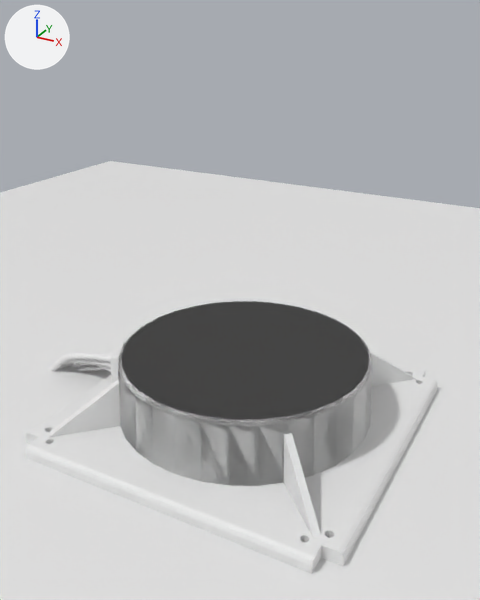
A saved change to the Blender file Blender_Models/M-2000iA_2300/robot.blend.
The view is the same before and after, from a 50 mm camera at (2.22, -4.12, 2.49) aimed at (-0.09, 0.08, 0.39). Every picture has the same lights, and +X, +Y and +Z are marked at upper left.

Script lines for the objects in view, before the commit:
```python
me_circle_002 = bpy.data.meshes.new('Circle.002')
me_circle_002.from_pydata(...)  # 128 vertices, 98 faces; spans x -1.02..1.02, y -1.02..1.02, z -0.5..0.0
me_plane_001 = bpy.data.meshes.new('Plane.001')
me_plane_001.from_pydata(...)  # 378 vertices, 298 faces; spans x 0.0..1.0, y -1.0..0.0, z -0.077..0.363
me_plane_002 = bpy.data.meshes.new('Plane.002')
me_plane_002.from_pydata([(-1.0, -1.0, 0.0), (1.0, -1.0, 0.0), (-1.0, 1.0, 0.0), (1.0, 1.0, 0.0)], [], [(0, 1, 3, 2)])
ob_circle = bpy.data.objects.new('Circle', me_circle_002)
ob_circle.parent = ob_base_ground
ob_circle.matrix_parent_inverse = Matrix(((1.0, 0.0, 0.0, 0.0), (0.0, 1.0, 0.0, 0.0), (0.0, 0.0, 1.0, 0.6), (0.0, 0.0, 0.0, 1.0)))
ob_circle.location = (0.0, 0.0, 0.0)
_m = ob_circle.modifiers.new('Mirror', 'MIRROR')
_m.use_axis = (True, True, False)
ob_ground = bpy.data.objects.new('Ground', me_plane_002)
ob_ground.location = (0.0, 0.0, -0.6)
ob_ground.scale = (7.36, 7.36, 7.36)
ob_plane = bpy.data.objects.new('Plane', me_plane_001)
ob_plane.parent = ob_base_ground
ob_plane.matrix_parent_inverse = Matrix(((1.0, 0.0, 0.0, 0.0), (0.0, 1.0, 0.0, 0.0), (0.0, 0.0, 1.0, 0.6), (0.0, 0.0, 0.0, 1.0)))
ob_plane.location = (0.0, 0.0, -0.5)
ob_plane.scale = (1.3, 1.3, 1.3)
_m = ob_plane.modifiers.new('Mirror', 'MIRROR')
_m.use_axis = (True, True, False)
```
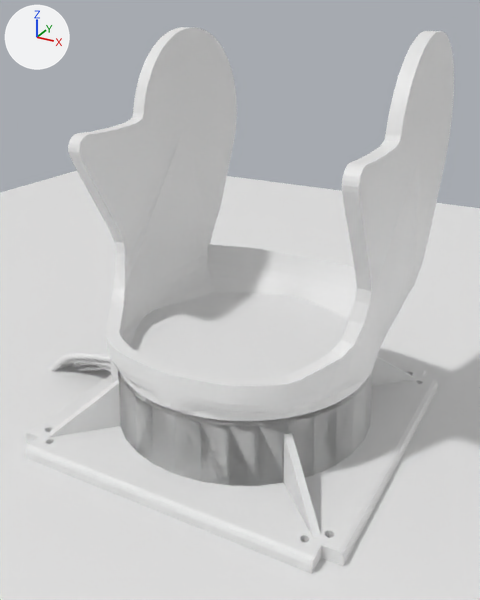
Boxes [x1, y1, x2, y2] around the edits, measured in the pictures (480 x 600 px):
```json
{"object": "Base_1", "change": "added", "after": [68, 27, 454, 421]}
{"object": "Circle", "change": "unchanged, covered by the edit", "before": [118, 301, 373, 486], "after": [118, 370, 372, 486]}
```

The change, as JSON lines over the scene's bpy script:
```json
{"op": "add", "block": "me_plane_004", "code": ["me_plane_004 = bpy.data.meshes.new('Plane.004')", "me_plane_004.from_pydata(...)  # 2112 vertices, 2123 faces, 5 loose edges; spans x -1.0..1.05, y -1.04..1.58, z -2.05..0.05"]}
{"op": "add", "block": "ob_base_1", "code": ["ob_base_1 = bpy.data.objects.new('Base_1', me_plane_004)", "ob_base_1.parent = ob_base_el_1", "ob_base_1.location = (1.0, 0.0, 1.201)", "ob_base_1.rotation_euler = (0.0, 1.571, 0.0)  # degrees (0, 90, 0)", "ob_base_1.scale = (1.14, 1.0, 1.0)"]}
{"op": "add", "block": "ob_base_el_1", "code": ["ob_base_el_1 = bpy.data.objects.new('Base_El_1', None)", "ob_base_el_1.location = (0.0, 0.0, 0.0)"]}
```
